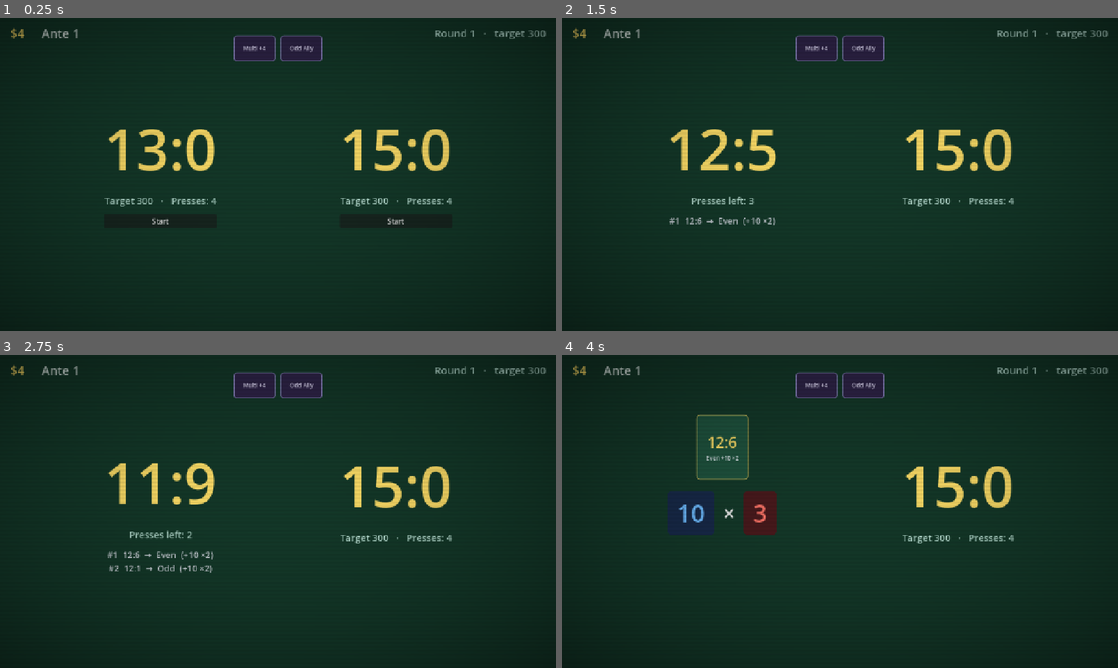
Above: before the commit, frames 1-4 (two rows, left to right).
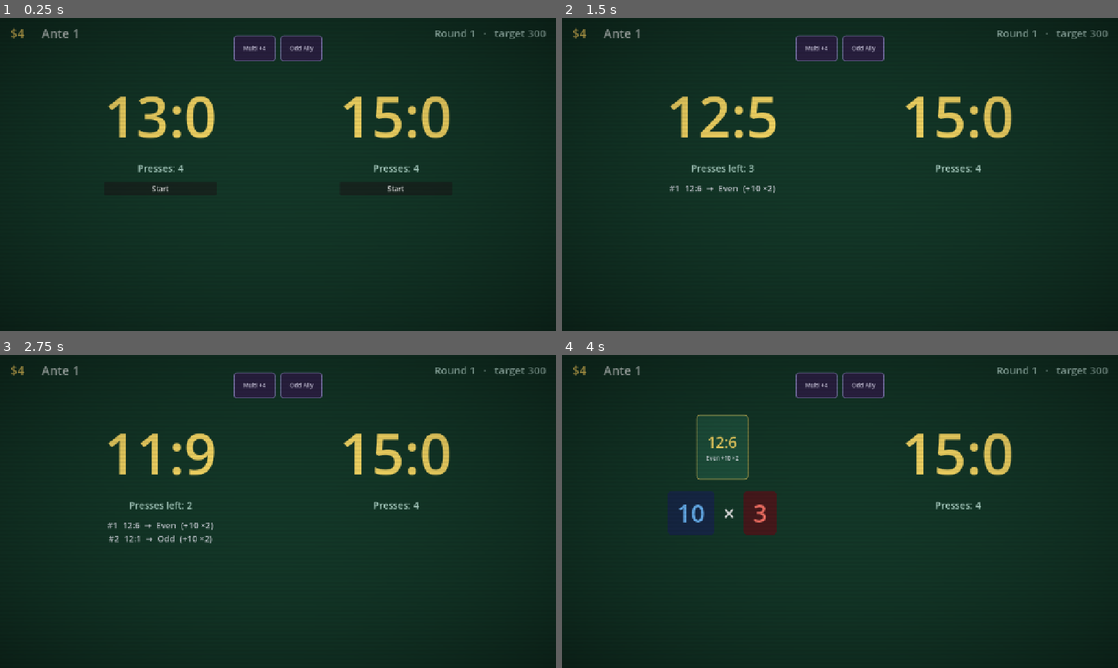
Above: after the commit, the same moments.

Repository: sasetz/gmtk2026
Game: Godot game, scene res://scenes/game.tscn
Two runs of this game, one before a commit and one after it. Both use one fixed random seed, a clock stepped at 60 frames per second and the inputs below.
Inputs:
- Up to frame 1 (0.25 s): no input
- Up to frame 2 (1.5 s): click "Start" at 0.5 s; tap Enter (confirm) at 1.25 s; hold Space (press) from 1.28 s (still down)
- Up to frame 3 (2.75 s): release Space (press) at 2.03 s; tap Enter (confirm) at 2.1 s; tap Space (press) at 2.3 s
- Up to frame 4 (4 s): hold Space (press) 2.78-3.53 s; tap Space (press) at 3.6 s

The runs differ from the first frame. In frame 1, 4.2% of the frame differs, in the area x 18-82%, y 24-66%; in frame 2, 4.2%; in frame 3, 4.3%, in the area x 19-82%, y 24-70%; in frame 4, 2.0%.

Commit message:
Make stopwatch grow down

Diff:
--- a/scenes/round_scene.tscn
+++ b/scenes/round_scene.tscn
@@ -31,3 +31,4 @@
 offset_bottom = -60.0
 grow_horizontal = 2
 grow_vertical = 2
+alignment = 2
--- a/scenes/stopwatch_scene.tscn
+++ b/scenes/stopwatch_scene.tscn
@@ -17,17 +17,13 @@
 
 [node name="Center" type="VBoxContainer" parent="." unique_id=268538147]
 layout_mode = 1
-anchors_preset = 8
+anchors_preset = 5
 anchor_left = 0.5
-anchor_top = 0.5
 anchor_right = 0.5
-anchor_bottom = 0.5
 offset_left = -129.5
-offset_top = -195.0
 offset_right = 129.5
-offset_bottom = 195.0
+offset_bottom = 390.0
 grow_horizontal = 2
-grow_vertical = 2
 theme_override_constants/separation = 16
 
 [node name="TableModifiers" type="HBoxContainer" parent="Center" unique_id=1581214646]
--- a/scripts/ui/stopwatch_scene.gd
+++ b/scripts/ui/stopwatch_scene.gd
@@ -183,7 +183,7 @@
 	if _boss_id != &"":
 		boss_line = "  —  %s: %s" % [BossMods.name_of(_boss_id), BossMods.blurb_of(_boss_id)]
 	_button.text = "Start"
-	_presses_label.text = "Target %d   ·   Presses: %d" % [_effective_target(), _effective_presses()]
+	_presses_label.text = "Presses: %d" % [_effective_presses()]
 	_log.text = ""
 	_result.text = ""
 
